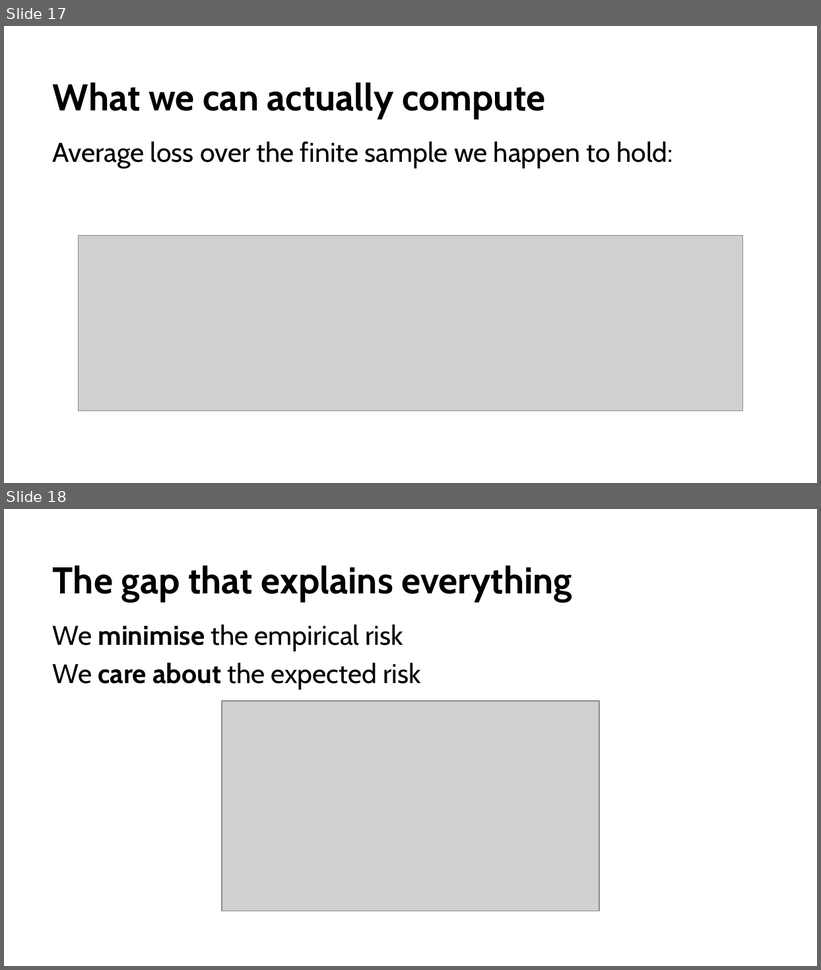
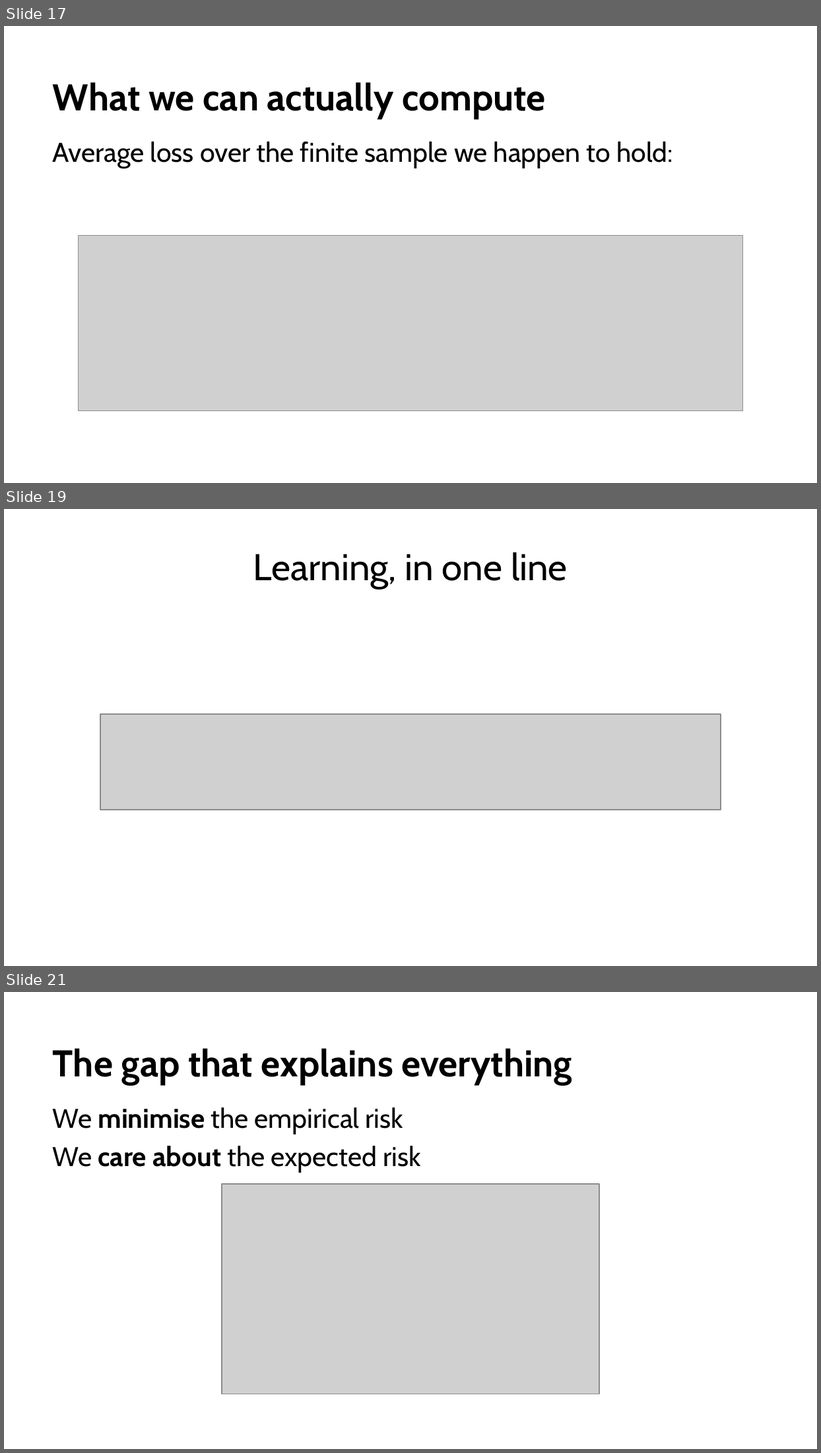
Before and after one commit to fabioantonini/technologies-for-artificial-intelligence, a slide deck: Lessons/01_introduction_and_workflow/Slides/introduction_and_workflow_slides.pptx. Shown one above the other, each under a label of ours: slides 17 and 18 before the commit, slides 17, 19 and 21 after it; the slides between them are not shown. The pictures are 821x970 and 821x1453 pixels, drawn with LibreOffice and Linux fonts; fonts in the diff are those of the drawing; grey boxes stand for pictures; background and template pictures are left out. Boxes give left, top, right and bottom in pixels: in the first picture for what was removed or moved away, otherwise in the second. Text is boxed around its words. In the diff, an @@ line names an element or a change of style, - is before the commit and + after.

```diff
--- a/Lessons/01_introduction_and_workflow/Slides/introduction_and_workflow_slides.pptx
+++ b/Lessons/01_introduction_and_workflow/Slides/introduction_and_workflow_slides.pptx
@@ slide 19 added at box(4, 509, 817, 966), background #FFFFFF @@
@@ title added at box(253, 552, 568, 589), 33 pt, text #1A1A1A @@
+Learning, in one line
@@ picture added at box(101, 714, 721, 810) @@
@@ what was slide 18 is now slide 21 @@
```
Also in this commit, not shown: 3 slides changed, 2 other slides added, 8 other files.
